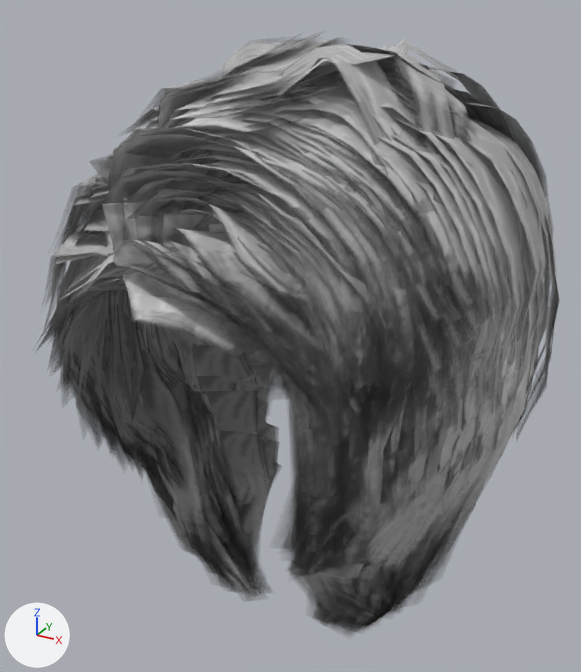
An edit to the glTF model public/models/hair_bob02.glb, drawn before and after from the same camera.
Both versions are drawn from a camera (50 mm lens) standing at (0.148, -0.293, 0.151) and looking at (-0.008, -0.01, 0.009). The axes (+X, +Y, +Z) are drawn at lower left. The lights are the same throughout. The first picture is the older version. Vertices at exactly the same position are counted once.

In view in the first picture: 'hair_bob02'.
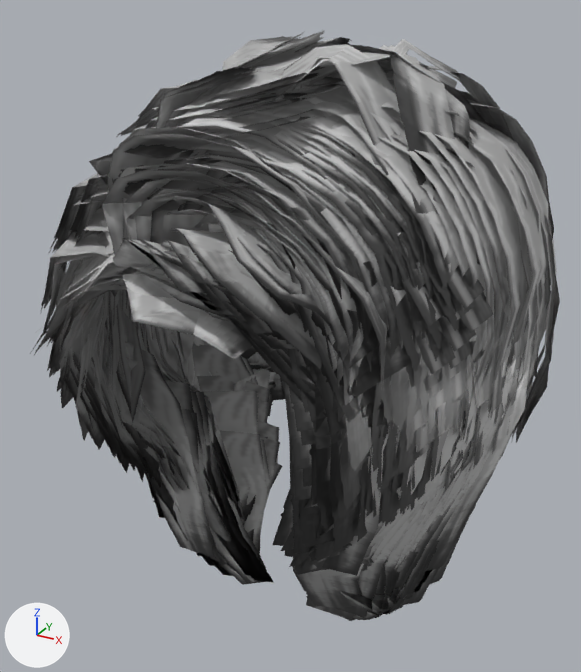
Changed parts and their boxes (x1, y1, x2, y2) in the pictures (581 x 672 px; the box of a moved part takes in the faces that stretch with it):
'hair_bob02', reshaped: before (38, 35, 559, 626); after (30, 31, 560, 621)
part 1 of me_hair_bob02, moved or reshaped: before (168, 489, 441, 626); after (165, 489, 438, 621)
part 2 of me_hair_bob02, recoloured: (38, 35, 559, 621) in both

Diff of the bpy script that builds the scene:
```diff
--- a/public/models/hair_bob02.glb.py
+++ b/public/models/hair_bob02.glb.py
@@ mat_hair_bob02_mat_1 @@
+mat_hair_bob02_mat_1 = bpy.data.materials.new('hair_bob02_mat')
+# uses the picture img_hair_bob02_tex
@@ me_hair_bob02 @@
 # used by ob_hair_bob02; location = (0.0, 0.0, 0.0)
-me_hair_bob02.from_pydata(...)  # 27639 vertices, 33511 faces; spans x -0.096..0.096, y -0.127..0.112, z -0.126..0.135
+me_hair_bob02.from_pydata(...)  # 27639 vertices, 33511 faces; spans x -0.096..0.096, y -0.127..0.112, z -0.112..0.135
+# me_hair_bob02 part 1: 455 of 27639 vertices moved; they spanned x -0.059..0.067, y -0.099..-0.012, z -0.126..-0.025 and now span x -0.059..0.067, y -0.098..-0.012, z -0.112..-0.025; mean shift (0.0, 0.001, 0.002); largest move (-0.016, -0.027, -0.126) -> (-0.016, -0.027, -0.112)
+# me_hair_bob02 part 2: 33511 faces spanning x -0.096..0.096, y -0.127..0.112, z -0.112..0.135 switch from mat_hair_bob02_mat (picture img_hair_bob02_tex) to mat_hair_bob02_mat_1
+# other edits to the shape of me_hair_bob02 do not show in these pictures
```
